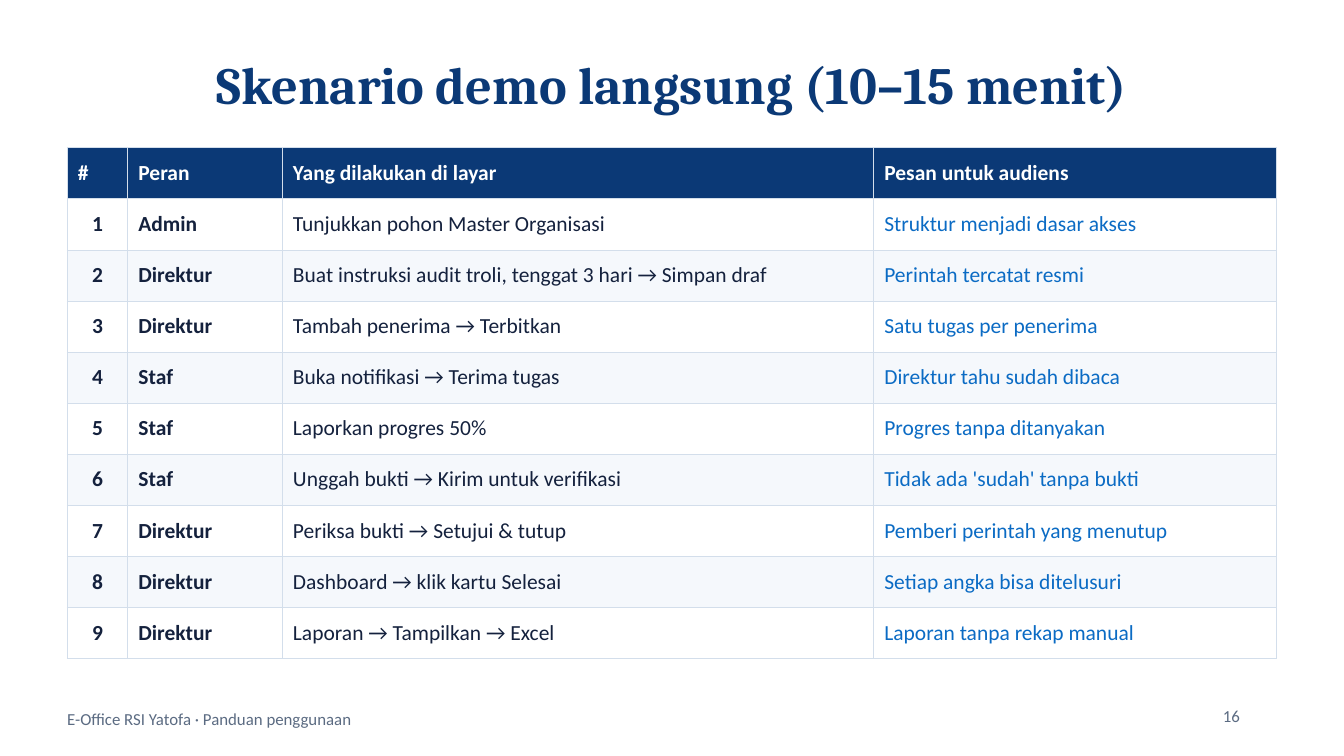
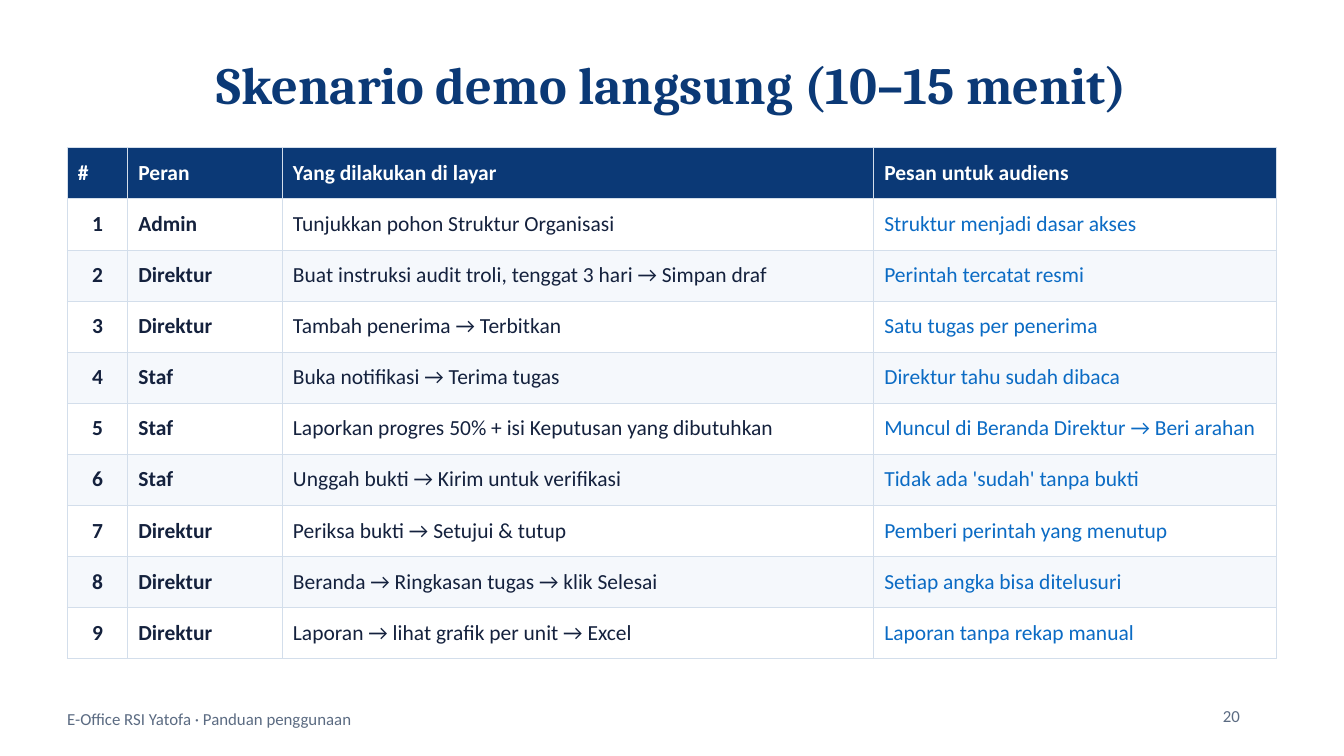
Before and after one commit to krisnapranata/E-Office, a slide deck: slide 20 of Panduan_EOffice_RSI_Yatofa.pptx (slide 16 before the commit). Drawn at 1344x756 pixels with LibreOffice and Linux fonts; fonts in the diff are those of the drawing. Boxes give left, top, right and bottom in pixels: in the first picture for what was removed or moved away, otherwise in the second. Text is boxed around its words. In the diff, an @@ line names an element or a change of style, - is before the commit and + after.

```diff
--- a/Panduan_EOffice_RSI_Yatofa.pptx
+++ b/Panduan_EOffice_RSI_Yatofa.pptx
@@ table at bbox=[67, 148, 1277, 648] @@
-row 2, column 3: Tunjukkan pohon Master Organisasi
+row 2, column 3: Tunjukkan pohon Struktur Organisasi
-row 6, column 3: Laporkan progres 50%
+row 6, column 3: Laporkan progres 50% + isi Keputusan yang dibutuhkan
-row 6, column 4: Progres tanpa ditanyakan
+row 6, column 4: Muncul di Beranda Direktur → Beri arahan
-row 9, column 3: Dashboard → klik kartu Selesai
+row 9, column 3: Beranda → Ringkasan tugas → klik Selesai
-row 10, column 3: Laporan → Tampilkan → Excel
+row 10, column 3: Laporan → lihat grafik per unit → Excel
@@ page number at bbox=[1223, 711, 1240, 722]: text changed @@
-16
+20
```
Also in this commit, not shown: 9 other slides changed, 6 slides added, 2 slides removed.
